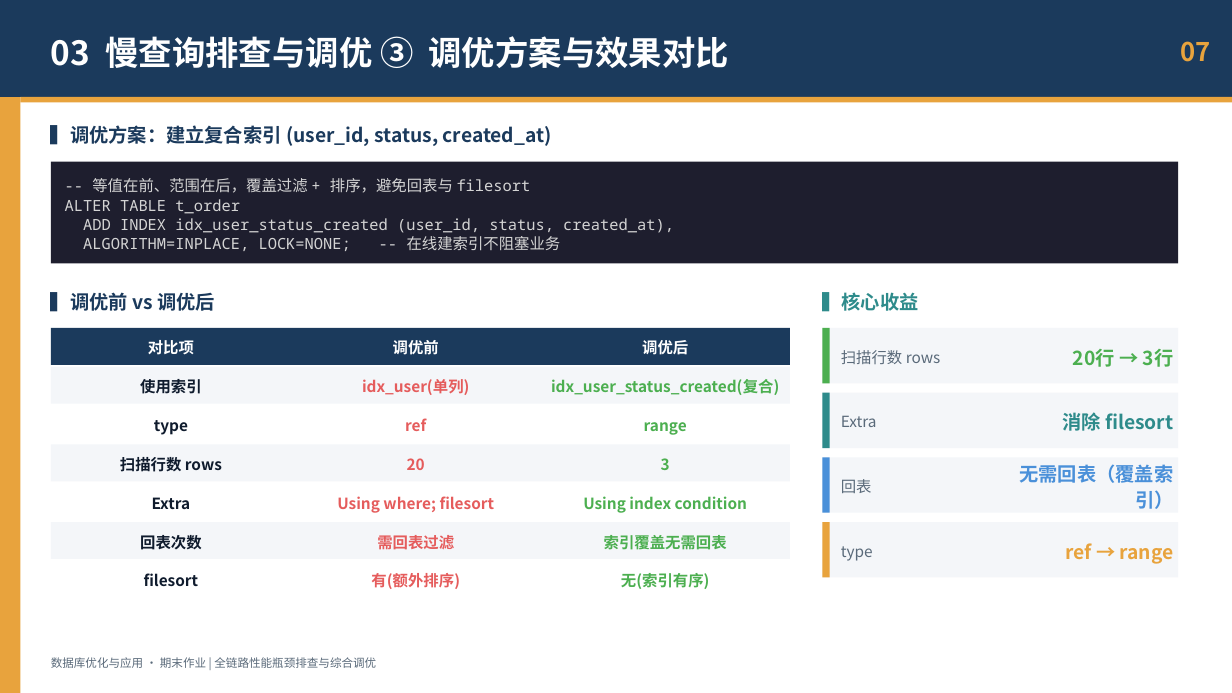
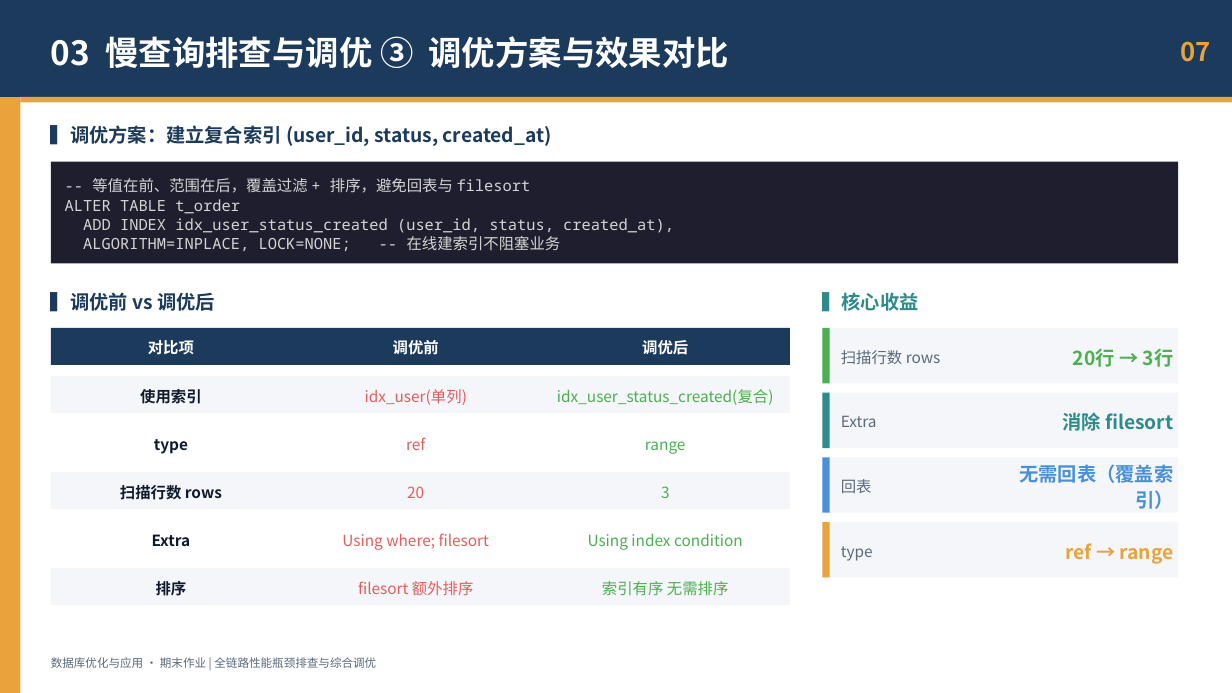
Before and after one commit to nxj23/-, a slide deck: slide 7 of db_optimization_demo/ppt/全链路性能瓶颈排查与综合调优_优化版.pptx. Drawn at 1232x693 pixels with LibreOffice and Linux fonts; fonts in the diff are those of the drawing. Boxes give left, top, right and bottom in pixels: in the first picture for what was removed or moved away, otherwise in the second. Text is boxed around its words. In the diff, an @@ line names an element or a change of style, - is before the commit and + after.

```diff
--- a/db_optimization_demo/ppt/全链路性能瓶颈排查与综合调优_优化版.pptx
+++ b/db_optimization_demo/ppt/全链路性能瓶颈排查与综合调优_优化版.pptx
@@ 3 texts, 1 rectangle: place and size @@
-3 texts, 1 rectangle at [51,367,790,404]
+3 texts, 1 rectangle at [51,376,790,413]
@@ 3 texts, 1 rectangle: place and size @@
-3 texts, 1 rectangle at [51,406,790,443]
+3 texts, 1 rectangle at [51,424,790,461]
@@ 3 texts, 1 rectangle: place and size @@
-3 texts, 1 rectangle at [51,445,790,482]
+3 texts, 1 rectangle at [51,472,790,509]
@@ 3 texts, 1 rectangle: place and size @@
-3 texts, 1 rectangle at [51,483,790,520]
+3 texts, 1 rectangle at [51,520,790,557]
@@ text removed at [140,535,202,550] @@
-回表次数
@@ text removed at [377,535,454,549] @@
-需回表过滤
@@ bold off in 8 elements at [365,389,467,405], [557,389,774,405], [406,437,425,450], [645,441,686,454], [407,486,424,498], [661,486,670,498], [342,533,489,550], [588,533,743,550] @@
@@ text removed at [604,535,727,549] @@
-索引覆盖无需回表
@@ rectangle: place and size @@
-rectangle at [51,522,790,559]
+rectangle at [51,568,790,605]
@@ rectangle removed at [51,561,790,598] @@
@@ text removed at [144,573,199,586] @@
-filesort
@@ text added at [156,581,187,596], 12 pt, text #0F1B2D, bold @@
+排序
@@ text at [358,581,474,595]: text changed; bold off @@
-有(额外排序)
+filesort 额外排序
@@ text at [602,581,729,596]: text changed; bold off @@
-无(索引有序)
+索引有序 无需排序
```
Also in this commit, not shown: 8 other slides changed, 1 other file.
